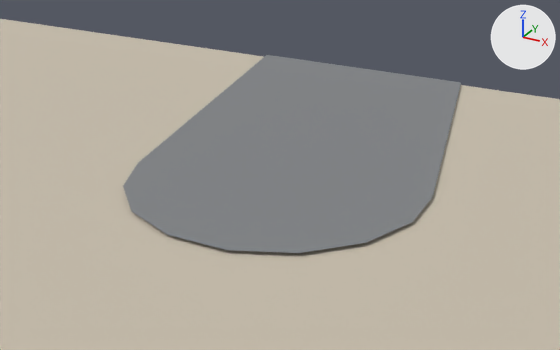
One commit to the glTF model godot/shahar/bolak_-11_-15.glb: the scene before it, then after it.
Rendered twice from a 50 mm lens placed at (186.0, -34.1, -51.8), pointed at (173.4, -11.2, -63.2). The lights are fixed; the arrows at upper right show +X, +Y and +Z. The first picture is the older version. Objects named as collision shapes, trigger or cutter boxes, shadow casters or lower levels of detail are left out.

The first picture shows 'Yer_Tuproq-col', 'Yol_Asfalt-col'.
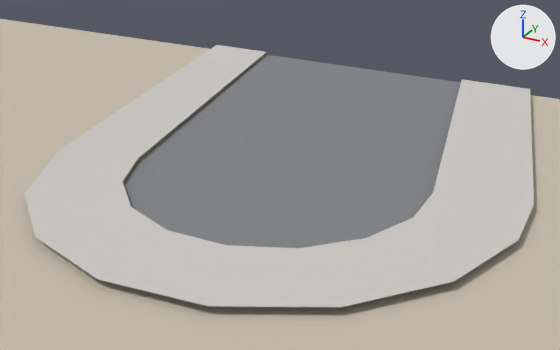
The change, as a diff of the scene's bpy script:
```diff
--- a/godot/shahar/bolak_-11_-15.glb.py
+++ b/godot/shahar/bolak_-11_-15.glb.py
@@ mat_trotuar @@
+mat_trotuar = principled_material('Trotuar')
+mat_trotuar.base_color = (0.62, 0.6, 0.56)  # light grey #cecbc5
+mat_trotuar.roughness = 0.9
@@ me_trotuar @@
+me_trotuar.from_pydata(...)  # 30 vertices, 28 faces; spans x 163.4..182.6, y -21.7..0.0, z -62.1..-61.9
+me_trotuar.materials.append(mat_trotuar)  # light grey #cecbc5
@@ ob_trotuar @@
+ob_trotuar = bpy.data.objects.new('Trotuar', me_trotuar)
+ob_trotuar.location = (0.0, 0.0, 0.0)
```

What differs and where, as boxes [x1, y1, x2, y2] in the pictures (560 x 350 px):
'Trotuar', added: after [24, 45, 534, 307]
